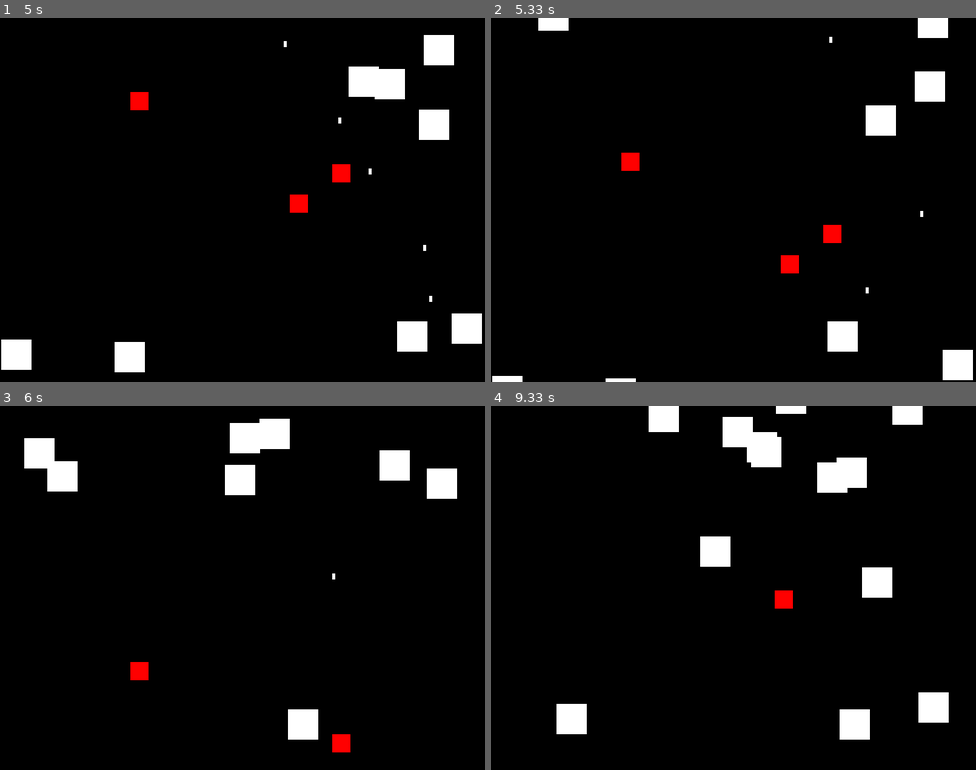
Above: before the commit, frames 1-4 (two rows, left to right).
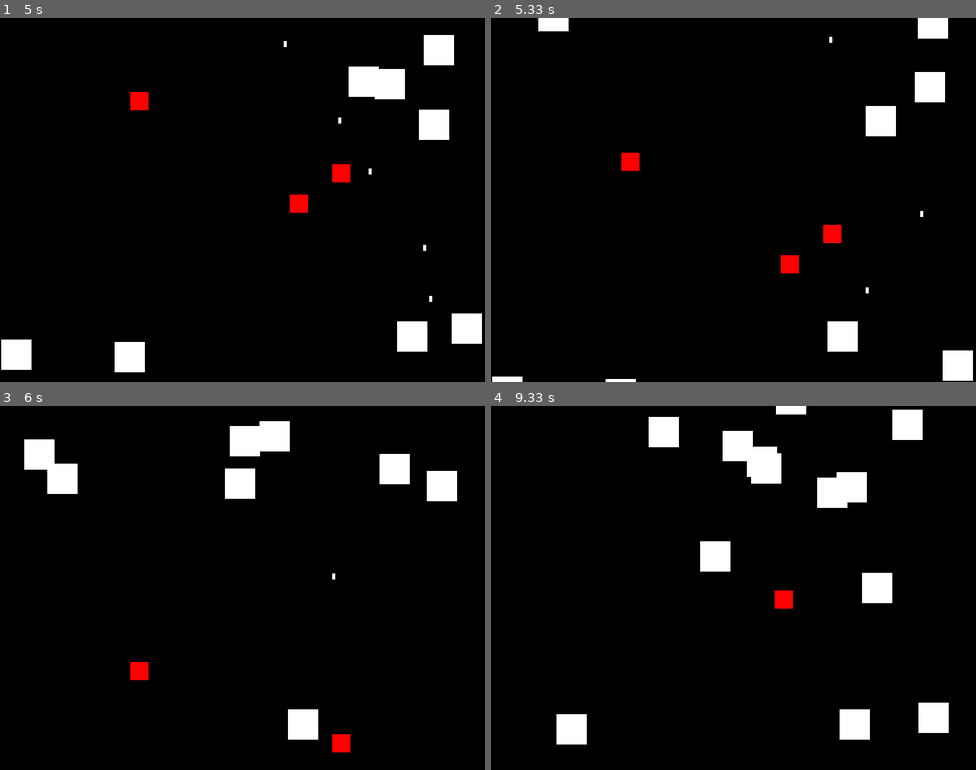
Above: after the commit, the same moments.

Repository: ray4585/Pygame-alien-sidescroller
Game: pygame game, started from main.py
Two runs of this game, one before a commit and one after it. Both use one fixed random seed, a clock stepped at 60 frames per second and the inputs below.
Inputs:
- Up to frame 1 (5 s): tap Space at 0.33, 0.73, 1.03, 1.23, 1.53, 1.73, 2.03, 2.3, 2.6, 2.73, 3.03, 3.4, 3.7, 3.9, 4.2, 4.4, 4.7, 4.9 s; hold Right 0.67-1.13 s; hold Right 1.17-1.63 s; hold Left 1.67-2.2 s; hold Left 2.23-2.63 s; hold Right 2.67-3.3 s; hold Left 3.33-3.8 s; hold Right 3.83-4.3 s; hold Right 4.33-4.8 s; hold Left from 4.83 s (still down)
- Up to frame 2 (5.33 s): keep holding Left; tap Space at 5.2 s
- Up to frame 3 (6 s): release Left at 5.37 s; hold Left 5.4-5.8 s; tap Space at 5.47, 5.77, 5.9 s; hold Right from 5.83 s (still down)
- Up to frame 4 (9.33 s): tap Space at 6.2, 6.57, 6.87, 7.07, 7.37, 7.57, 7.87, 8.07, 8.37, 8.63, 8.93, 9.07 s; release Right at 6.47 s; hold Left 6.5-6.97 s; hold Right 7-7.47 s; hold Right 7.5-7.97 s; hold Left 8-8.53 s; hold Left 8.57-8.97 s; hold Right from 9 s (still down)

Frame 1 is identical in both runs. In frame 2, 0.1% of the frame differs, in the area x 0-100%, y 3-100%; in frame 3, 0.6%; in frame 4, 3.7%, in the area x 13-95%, y 0-93%.

Commit message:
Update main.py

Diff:
--- a/main.py
+++ b/main.py
@@ -19,6 +19,7 @@
 # Alien
 alien_size = 50
 alien_speed = 3
+alien_speed_increment = 0.1  # Speed increment over time
 
 # Power-up
 powerup_size = 30
@@ -51,6 +52,7 @@
 score = 0
 shooting_speed = initial_shooting_speed
 powerup_active = False
+alien_speed_timer = pygame.time.get_ticks()  # Track the time elapsed
 
 aliens = []
 bullets = []
@@ -92,6 +94,11 @@
             spawn_powerup()
 
     # Update aliens
+    elapsed_time = pygame.time.get_ticks() - alien_speed_timer
+    if elapsed_time > 5000:  # Increase alien speed every 5 seconds
+        alien_speed += alien_speed_increment
+        alien_speed_timer = pygame.time.get_ticks()
+
     for alien in aliens:
         alien[1] += alien_speed
         if alien[1] > HEIGHT:
